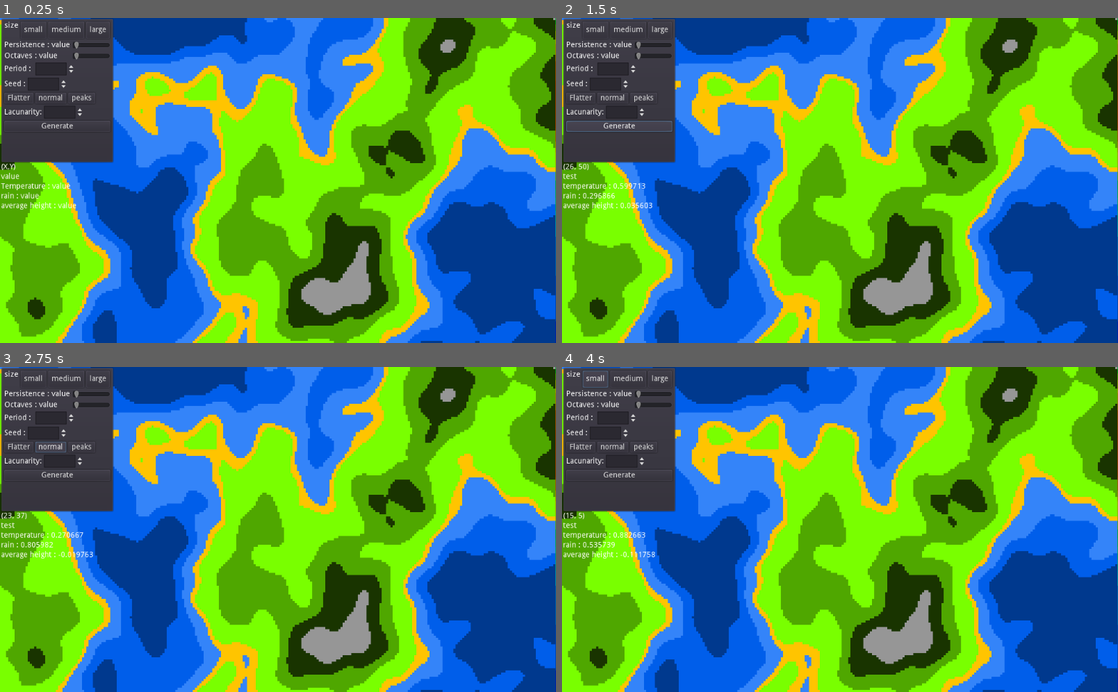
Above: before the commit, frames 1-4 (two rows, left to right).
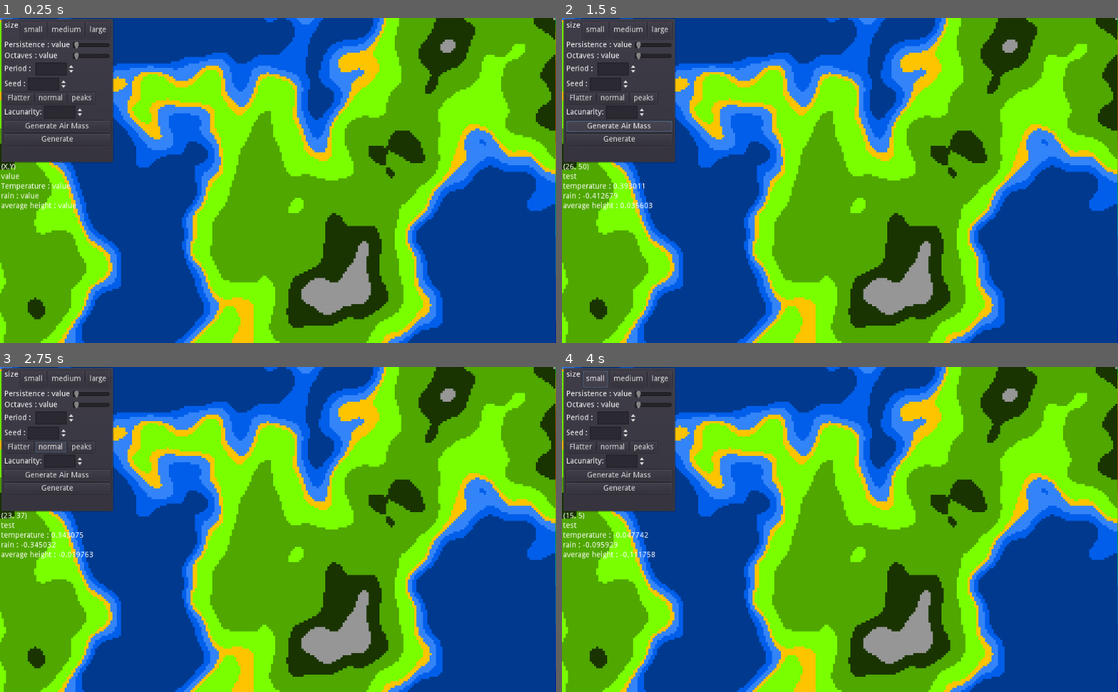
Above: after the commit, the same moments.

Repository: JSLucena/World-Generator
Game: Godot game, scene res://scenes/Generator.tscn
Same seed, same stepped clock (60 frames per second), same inputs: the game is played once before the commit and once after it.
Inputs (mouse positions are in pixels of both pictures, inside the frame that each line leads up to):
- Up to frame 1 (0.25 s): no input
- Up to frame 2 (1.5 s): click "Generate" at 0.5 s; click (617, 125) at 1.25 s, where only the run after the commit has a clickable "Generate Air Mass"
- Up to frame 3 (2.75 s): click "normal" at 2 s
- Up to frame 4 (4 s): click "normal" at 2.75 s; click "small" at 3.5 s

The runs differ from the first frame. In frame 1, 34% of the frame differs, in the area x 0-100%, y 0-100%; in frame 2, 34%; in frame 3, 34%; in frame 4, 34%.

Commit message:
First commit in dev branch. I Started implementing air masses, to influence rain and heatmaps,but they are not ready yet

Diff:
--- a/scenes/Generator.tscn
+++ b/scenes/Generator.tscn
@@ -1,9 +1,10 @@
-[gd_scene load_steps=5 format=2]
+[gd_scene load_steps=6 format=2]
 
 [ext_resource path="res://scripts/Generator.gd" type="Script" id=1]
 [ext_resource path="res://resources/tileset/tileset.tres" type="TileSet" id=2]
 [ext_resource path="res://scripts/screen.gd" type="Script" id=3]
 [ext_resource path="res://resources/tileset/rain_temp.tres" type="TileSet" id=4]
+[ext_resource path="res://resources/tileset/tileset.png" type="Texture" id=5]
 
 [node name="Generator" type="Node2D"]
 script = ExtResource( 1 )
@@ -190,10 +191,16 @@
 step = 0.1
 value = 2.0
 
+[node name="generateAirMass" type="Button" parent="GUI/MarginContainer/PanelContainer/VBoxContainer"]
+margin_top = 183.0
+margin_right = 195.0
+margin_bottom = 203.0
+text = "Generate Air Mass"
+
 [node name="generate" type="Button" parent="GUI/MarginContainer/PanelContainer/VBoxContainer"]
-margin_top = 183.0
-margin_right = 195.0
-margin_bottom = 203.0
+margin_top = 207.0
+margin_right = 195.0
+margin_bottom = 227.0
 text = "Generate"
 
 [node name="BiomeInfo" type="MarginContainer" parent="GUI"]
@@ -250,6 +257,15 @@
 tile_set = ExtResource( 4 )
 cell_size = Vector2( 4, 4 )
 format = 1
+
+[node name="LineTexture" type="Sprite" parent="."]
+scale = Vector2( 0.25, 0.25 )
+texture = ExtResource( 5 )
+
+[node name="airMass" type="Line2D" parent="."]
+points = PoolVector2Array( 100, -37 )
+width = 4.0
+default_color = Color( 0.992157, 0.992157, 0.992157, 1 )
 
 [connection signal="pressed" from="GUI/MarginContainer/PanelContainer/VBoxContainer/mapsize/small" to="." method="_on_small_pressed"]
 [connection signal="pressed" from="GUI/MarginContainer/PanelContainer/VBoxContainer/mapsize/medium" to="." method="_on_medium_pressed"]
@@ -262,4 +278,5 @@
 [connection signal="pressed" from="GUI/MarginContainer/PanelContainer/VBoxContainer/height_modifier/normal" to="." method="_on_normal_pressed"]
 [connection signal="pressed" from="GUI/MarginContainer/PanelContainer/VBoxContainer/height_modifier/peaks" to="." method="_on_peaks_pressed"]
 [connection signal="value_changed" from="GUI/MarginContainer/PanelContainer/VBoxContainer/lacunarity/lacunarity_box" to="." method="_on_lacunarity_box_value_changed"]
+[connection signal="pressed" from="GUI/MarginContainer/PanelContainer/VBoxContainer/generateAirMass" to="." method="_on_generateAirMass_pressed"]
 [connection signal="pressed" from="GUI/MarginContainer/PanelContainer/VBoxContainer/generate" to="." method="_on_generate_pressed"]
--- a/scripts/Generator.gd
+++ b/scripts/Generator.gd
@@ -18,6 +18,8 @@
 export var height_modifier = 1.0 # Variable to increase/decrease peak and valley height
 var biome_parameters = {} #Key is position on tilegrid, values are (temperature,rain,type,avg_height)
 
+var air_masses = {} #Dictionary containing each air mais route and speed
+var air_mass_count : int = 0
 
 func _ready():
 	generate()
@@ -56,32 +58,73 @@
 		for y in range(0,size_y):
 				var height = noise.get_noise_2d(x,y) * height_modifier
 				var adjusted_temperature = modify_temperature(temperature_noise.get_noise_2d(x,y), height)
+				var adjusted_rain = modify_rain(rain_noise.get_noise_2d(x,y),height)
 				tile = get_tile_color(height) #This will probably be changed to include more biomes
-				rain_tile = get_rain_color(rain_noise.get_noise_2d(x,y))
+				rain_tile = get_rain_color(adjusted_rain)
 
 
 				temperature_tile = get_temperature_color(adjusted_temperature)
 				randomize()
-				biome_parameters[Vector2(x,y)] = [randf(),randf(),"test",height] #values are (temperature,rain,type,avg_height)
+				biome_parameters[Vector2(x,y)] = [adjusted_temperature,adjusted_rain,"test",height] #values are (temperature,rain,type,avg_height)
 				#print(biome_parameters[Vector2(x,y)])
 				$TileMap.set_cell(x,y,tile)
 				$TemperatureMap.set_cell(x+size_x,y,temperature_tile)
 				$rainMap.set_cell(x-size_x,y,rain_tile)
+
 func mouse_map_information():
 	var mousePosition = $TileMap.world_to_map(get_global_mouse_position())
-	if(mousePosition.x > 0 and mousePosition.x < size_x and mousePosition.y > 0 and mousePosition.y < size_y):
+	if(mousePosition.x >= 0 and mousePosition.x < size_x and mousePosition.y >= 0 and mousePosition.y < size_y):
 		$GUI/BiomeInfo/VBoxContainer/height.set_text("average height : " + String(biome_parameters[mousePosition][3]) )
 		$GUI/BiomeInfo/VBoxContainer/position.set_text(String(mousePosition) )
 		$GUI/BiomeInfo/VBoxContainer/type.set_text(biome_parameters[mousePosition][2])
 		$GUI/BiomeInfo/VBoxContainer/temp.set_text("temperature : " + String(biome_parameters[mousePosition][0]) )
 		$GUI/BiomeInfo/VBoxContainer/rain.set_text("rain : " + String(biome_parameters[mousePosition][1]) )
-	#print(mousePosition)
-
-
-
-
-
-
+
+
+
+
+func generate_air_mass():
+	randomize()
+
+
+	# Individual air mass configuration
+	var air_mass = Line2D.new()
+	var temp_point : Vector2 = Vector2(0,0)
+	air_mass.add_point(Vector2((randi()%256)*4,(randi()%256)*4))
+
+	air_mass.set_begin_cap_mode(1)
+	air_mass.set_end_cap_mode(2)
+	air_mass.set_default_color(Color( 1,1, 1, 1 ))
+	air_mass.set_width(4.0)
+	air_mass.set_position(Vector2(0,0))
+	air_mass.set_visible(true)
+
+	var speed = randf() # the speed will be used to enable air masses to go up
+
+	while(get_lowest_point(air_mass.get_point_position(air_mass.get_point_count()-1)) != Vector2(-1,-1)): #While our current point is not the lowest between its neighbours we keep adding points
+		temp_point = get_lowest_point(air_mass.get_point_position(air_mass.get_point_count()-1)) #There is probably a way to do this without calling the function twice, Too bad!
+		air_mass.add_point(temp_point)
+
+	print(air_mass.points)
+	add_child(air_mass)
+	air_masses[air_mass_count] = [air_mass, speed] #This may be used later so I'll store it
+
+
+func get_lowest_point(current_point): #Find lowest point from its neighbours. This creates the air mass flow
+	#Current point is divided by 4 so that we can get height informations from the tilemap, which has 4 pixel tiles
+	var lowest = current_point/4
+	for x in range(-1, 2):
+		for y in range(-1, 2):
+			var neighbour = current_point/4 + Vector2(x,y)
+			if neighbour.x >= 0 and neighbour.y >= 0 and neighbour.x < size_x and neighbour.y < size_y:
+				if biome_parameters[neighbour][3] < biome_parameters[lowest][3]:
+					lowest = neighbour
+
+
+	if lowest == current_point/4:
+		return Vector2(-1,-1)
+	else:
+		return lowest*4 #multiply by four so we dont fuck up the line drawing
 
 func get_tile_color(perlin): #Tile color is chosen by its height, using its noise value
 	if perlin > 0.8:
@@ -92,15 +135,15 @@
 		return 4
 	elif perlin > 0.3:
 		return 13
-	elif perlin > 0.2:
+	elif perlin > 0.15:
 		return 12
-	elif perlin > 0.05:
+	elif perlin > 0.03:
 		return 11
-	elif perlin > 0.01:
+	elif perlin > 0:
 		return 8
+	elif perlin > -0.05:
+		return 17
 	elif perlin > -0.1:
-		return 17
-	elif perlin > -0.2:
 		return 15
 	else:
 		return 16
@@ -180,8 +223,11 @@
 		return temperature - pow(height,2)
 	else:
 		 return temperature
-
-
+func modify_rain(rain, height):
+	if height < 0:
+		return rain + pow(height,2)*2
+	else:
+		return rain
 
 func _input(event):
 	if event is InputEventMouseMotion:
@@ -221,4 +267,7 @@
 
 func _on_lacunarity_box_value_changed(value):
 	lacunarity = value
-	pass # Replace with function body.
+
+
+func _on_generateAirMass_pressed():
+	generate_air_mass()
